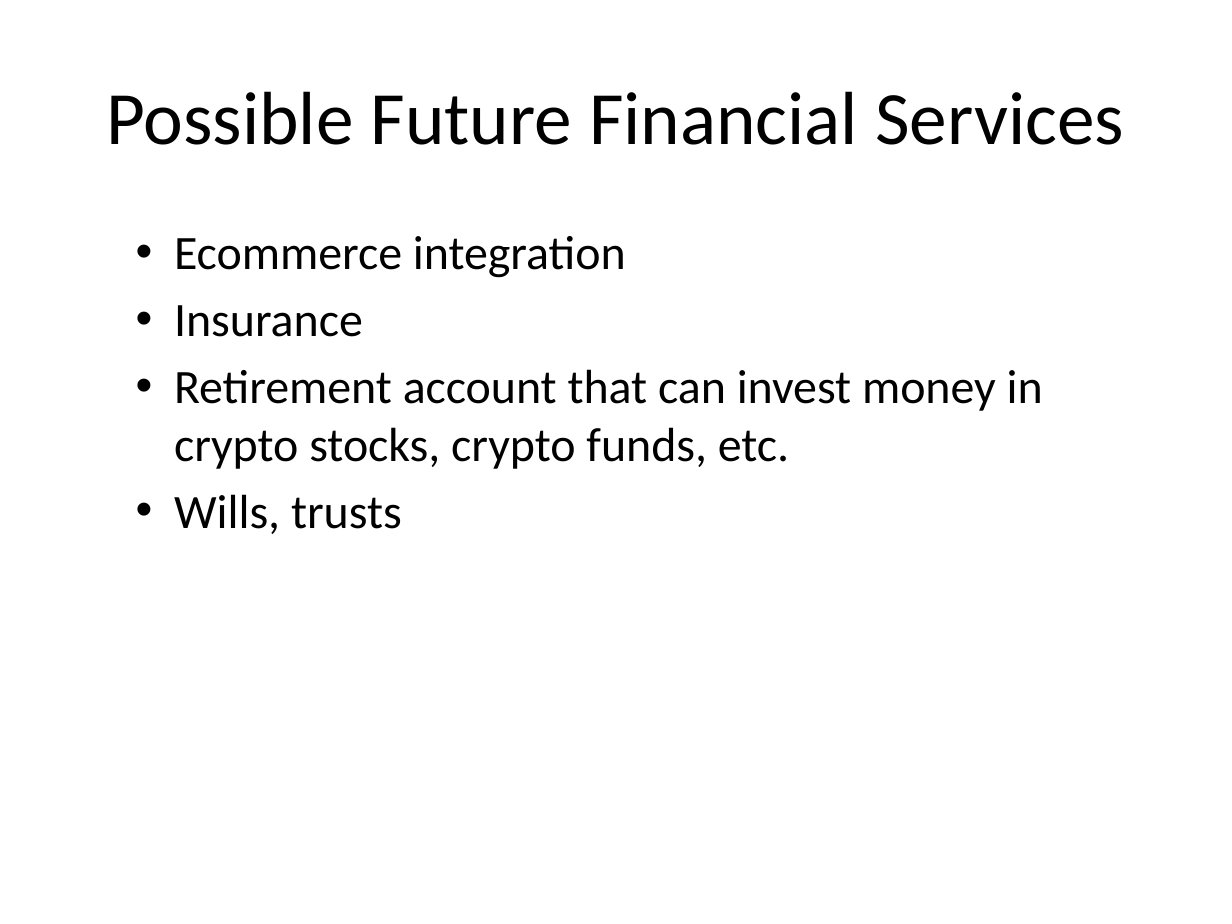
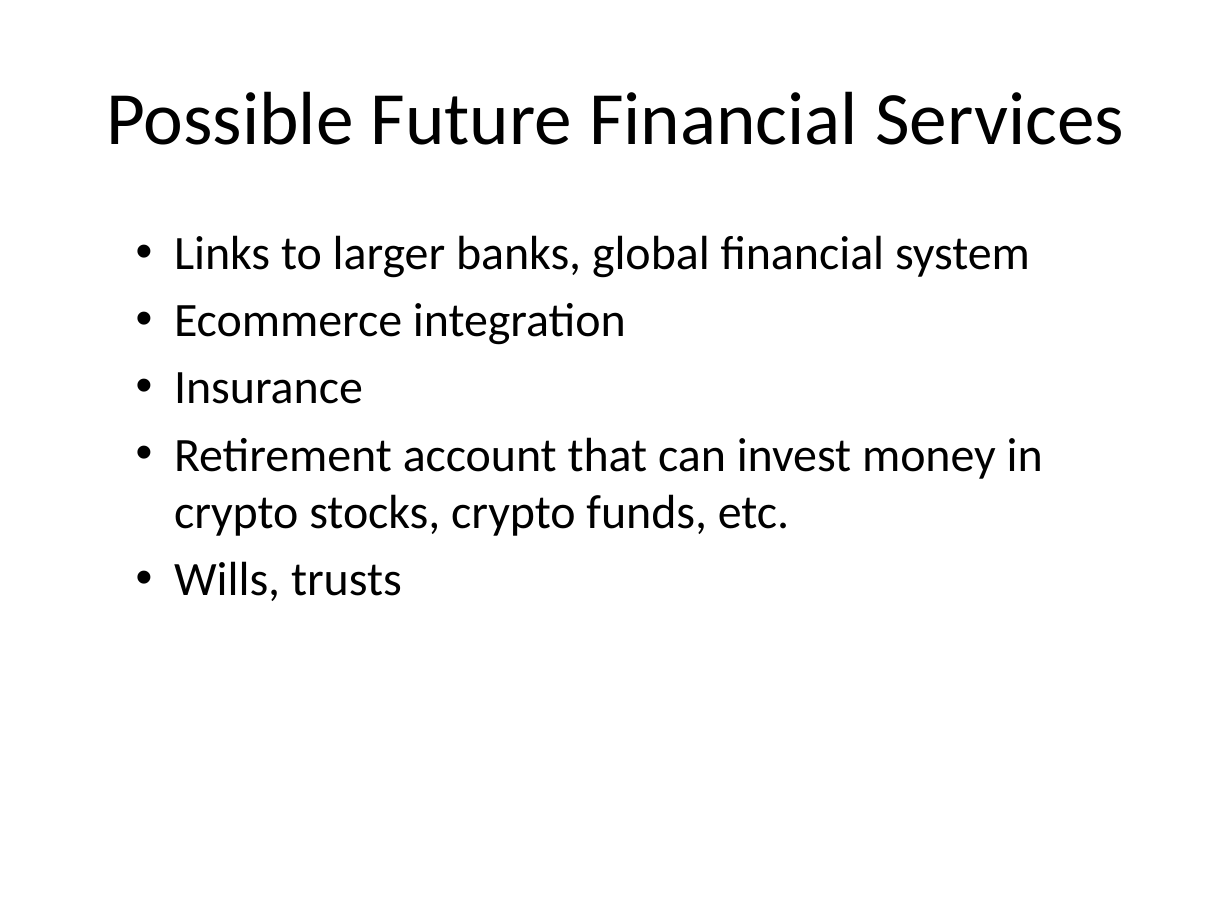
Before and after one commit to huang-pan/village-bank, a slide deck: slide 24 of Village Bank.pptx (slide 21 before the commit). Drawn at 1232x924 pixels with LibreOffice and Linux fonts; fonts in the diff are those of the drawing. Boxes give left, top, right and bottom in pixels: in the first picture for what was removed or moved away, otherwise in the second. Text is boxed around its words. In the diff, an @@ line names an element or a change of style, - is before the commit and + after.

```diff
--- a/Village Bank.pptx
+++ b/Village Bank.pptx
@@ text at bbox=[174, 235, 1030, 278]: paragraph added @@
+  • Links to larger banks, global financial system
```
Also in this commit, not shown: 5 other slides changed, 3 slides added, 2 other files.
